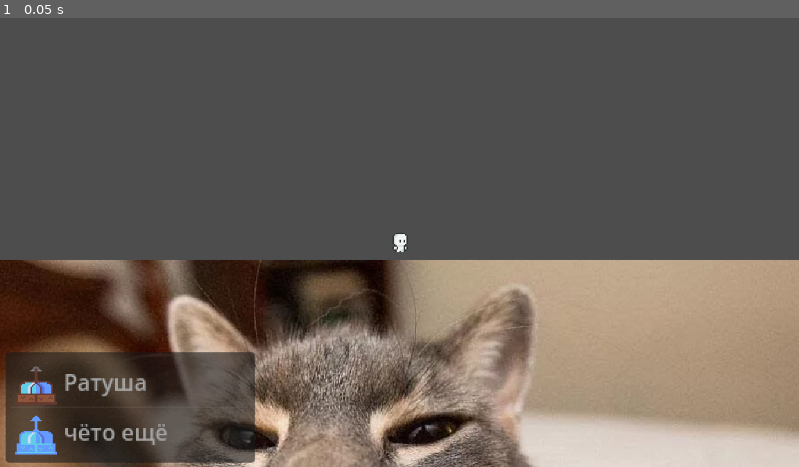
Above: before the commit, frame 1.
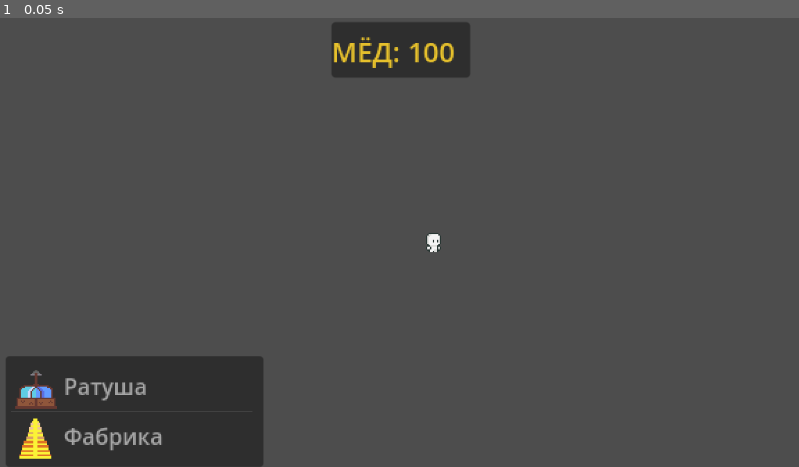
Above: after the commit, the same moment.

Repository: Tverksaac/Berloga-
Game: Godot game, scene res://scenes/main.tscn
The game is run twice, just before and just after one commit, with the same random seed, the same clock (stepped at 60 frames per second) and the same inputs.
Inputs:
- Up to frame 1 (0.05 s): no input

The runs differ from the first frame. In frame 1, 44% of the frame differs, in the area x 0-100%, y 1-100%.

Commit message:
немного поправил механику строительства

Diff:
--- a/медведи/project.godot
+++ b/медведи/project.godot
@@ -14,6 +14,10 @@
 run/main_scene="res://scenes/main.tscn"
 config/features=PackedStringArray("4.3", "Forward Plus")
 
+[gui]
+
+fonts/dynamic_fonts/use_oversampling=false
+
 [input]
 
 place_building={
@@ -21,6 +25,18 @@
 "events": [Object(InputEventKey,"resource_local_to_scene":false,"resource_name":"","device":-1,"window_id":0,"alt_press …(192 unchanged characters)…
 ]
 }
+walk_right={
+"deadzone": 0.5,
+"events": [Object(InputEventKey,"resource_local_to_scene":false,"resource_name":"","device":-1,"window_id":0,"alt_pressed":false,"shift_pressed":false,"ctrl_pressed":false,"meta_pressed":false,"pressed":false,"keycode":0,"physical_keycode":68,"key_label":0,"unicode":100,"location":0,"echo":false,"script":null)
+, Object(InputEventKey,"resource_local_to_scene":false,"resource_name":"","device":-1,"window_id":0,"alt_pressed":false,"shift_pressed":false,"ctrl_pressed":false,"meta_pressed":false,"pressed":false,"keycode":0,"physical_keycode":4194321,"key_label":0,"unicode":0,"location":0,"echo":false,"script":null)
+]
+}
+walk_left={
+"deadzone": 0.5,
+"events": [Object(InputEventKey,"resource_local_to_scene":false,"resource_name":"","device":-1,"window_id":0,"alt_pressed":false,"shift_pressed":false,"ctrl_pressed":false,"meta_pressed":false,"pressed":false,"keycode":0,"physical_keycode":65,"key_label":0,"unicode":97,"location":0,"echo":false,"script":null)
+, Object(InputEventKey,"resource_local_to_scene":false,"resource_name":"","device":-1,"window_id":0,"alt_pressed":false,"shift_pressed":false,"ctrl_pressed":false,"meta_pressed":false,"pressed":false,"keycode":0,"physical_keycode":4194319,"key_label":0,"unicode":0,"location":0,"echo":false,"script":null)
+]
+}
 
 [rendering]
 
--- /dev/null
+++ b/медведи/scenes/buildings.gd
@@ -0,0 +1,16 @@
+extends Node2D
+@onready var buildings: Node2D = $"."
+@onready var label: Label = $"../player/Camera2D/Control/Panel/Label"
+@onready var fabrics_node: Node2D = $"Фабрика"
+@onready var halls_node: Node2D = $"Ратуша"
+@onready var player: CharacterBody2D = $"../player"
+
+var fabrics_count
+var income : int = 0
+
+#await get_tree().create_timer(1).timeout
+func _ready():
+	pass
+
+func _process(_delta: float) -> void:
+	pass
--- a/медведи/scenes/character_body_2d.tscn
+++ b/медведи/scenes/character_body_2d.tscn
@@ -16,13 +16,10 @@
 	if not is_on_floor():
 		velocity += get_gravity() * delta
 
-	# Handle jump.
-	if Input.is_action_just_pressed(\"ui_accept\") and is_on_floor():
-		velocity.y = JUMP_VELOCITY
 
 	# Get the input direction and handle the movement/deceleration.
 	# As good practice, you should replace UI actions with custom gameplay actions.
-	var direction := Input.get_axis(\"ui_left\", \"ui_right\")
+	var direction := Input.get_axis(\"walk_left\", \"walk_right\")
 	if direction:
 		velocity.x = direction * SPEED
 	else:
--- a/медведи/scenes/main.gd
+++ b/медведи/scenes/main.gd
@@ -1,46 +1,78 @@
 extends Node2D
 
 const BUILDINGS = {
-	"Hall": {
+	"Ратуша": {
 		icon = preload("res://sprites/BuildingsPNG/Hall.png"),
 		foreshadow_icon = preload("res://sprites/ForeshadowPNG/HallFore.png"),
-		foreshadowUN_icon = preload("res://sprites/ForeshadowPNG/HallForeUN.png")
+		foreshadowUN_icon = preload("res://sprites/ForeshadowPNG/HallForeUN.png"),
+		cost = 0
+	},
+	"Фабрика": {
+		icon = preload("res://sprites/BuildingsPNG/HoneyB.png"),
+		foreshadow_icon = preload("res://sprites/ForeshadowPNG/HoneyBFore.png"),
+		foreshadowUN_icon = preload("res://sprites/ForeshadowPNG/HoneyBForeUN.png"),
+		cost = 100
 	}
 }
 
 @onready var main: Node2D = $"."
-@onready var building_list: ItemList = $CharacterBody2D/Camera2D/Control/BuildingList
+@onready var building_list: ItemList = $player/Camera2D/Control/BuildingList
+@onready var player: CharacterBody2D = $player
+@onready var buildings_node: Node2D = $buildings
 
 var placing_building = false
 var current_building : Area2D = null
 var building_sprite : Sprite2D = null
+var building_path = null
+var building_name : String = ""
+var building_cost : int
 
-	# Called when the node enters the scene tree for the first time.
+var current_honey
+
+const PLACE_POS = 1
+
+func DeselectBuilding():
+	current_building.queue_free()
+	placing_building = false
+	current_building = null
+	building_sprite = null
+	building_path = null
+	building_name = ""
+
 func _ready() -> void:
-		building_list.item_selected.connect(func(buildNum):
-			var scene = load("res://scenes/".path_join(building_list.get_item_text(buildNum)) + ".tscn")
+
+	building_list.item_selected.connect(func(buildNum):
+		if placing_building:
+			DeselectBuilding()
+
+		var scene = load("res://scenes/".path_join(building_list.get_item_text(buildNum)) + ".tscn")
+		if scene:
 			var building = scene.instantiate()
 			add_child(building)
 			current_building = building
 			placing_building = true
 			building_sprite  = current_building.get_node("Sprite2D")
-			)
+			building_name = building_list.get_item_text(buildNum)
+			building_path = BUILDINGS[building_list.get_item_text(buildNum)]
+			building_cost = BUILDINGS[building_name].cost
+	)
 
 
 
 # Called every frame. 'delta' is the elapsed time since the previous frame.
-func _process(delta: float) -> void:
+func _process(_delta: float) -> void:
 	if placing_building and current_building:
 		var is_empty = current_building.get_overlapping_areas().is_empty()
 		var mouse_pos = get_global_mouse_position()
 		current_building.position.x = mouse_pos.x
+		current_building.position.y = PLACE_POS
 		if is_empty:
-			building_sprite.texture = BUILDINGS.Hall.foreshadow_icon
+			building_sprite.texture = building_path.foreshadow_icon
 		else:
-			building_sprite.texture = BUILDINGS.Hall.foreshadowUN_icon
-		if Input.is_action_just_pressed("place_building"):
-			if is_empty:
-				placing_building = false
-				current_building = null
-				building_sprite.texture = BUILDINGS.Hall.icon
-				building_list.deselect_all()
+			building_sprite.texture = building_path.foreshadowUN_icon
+
+		if Input.is_action_just_pressed("place_building") and is_empty:
+			building_sprite.texture = building_path.icon
+			current_building = null
+			placing_building = false
+			building_list.deselect_all()
--- a/медведи/scenes/main.tscn
+++ b/медведи/scenes/main.tscn
@@ -1,11 +1,17 @@
-[gd_scene load_steps=8 format=3 uid="uid://g3iaspjtwwj0"]
+[gd_scene load_steps=10 format=3 uid="uid://g3iaspjtwwj0"]
 
 [ext_resource type="PackedScene" uid="uid://0rq7sw7xpy3h" path="res://scenes/character_body_2d.tscn" id="1_18a8l"]
 [ext_resource type="Script" path="res://scenes/main.gd" id="1_o25kx"]
 [ext_resource type="Texture2D" uid="uid://bfhvd2p5ye1v8" path="res://sprites/BuildingsPNG/Hall.png" id="3_iky1m"]
-[ext_resource type="Texture2D" uid="uid://dbuqxbeqd6f7w" path="res://sprites/ForeshadowPNG/HallFore.png" id="3_mt7lr"]
 [ext_resource type="Script" path="res://scenes/building_list.gd" id="4_1md7y"]
+[ext_resource type="Texture2D" uid="uid://cms25lwtpvoi5" path="res://sprites/BuildingsPNG/HoneyB.png" id="4_gjlm0"]
 [ext_resource type="Texture2D" uid="uid://c1dsb2grbuppp" path="res://sprites/i.jpg" id="6_4tlkx"]
+[ext_resource type="Script" path="res://scenes/buildings.gd" id="8_fbkc7"]
+
+[sub_resource type="LabelSettings" id="LabelSettings_r2tne"]
+line_spacing = 5.0
+font_size = 20
+font_color = Color(0.906873, 0.758693, 0.172789, 1)
 
 [sub_resource type="WorldBoundaryShape2D" id="WorldBoundaryShape2D_wsikp"]
 distance = -24.0
@@ -13,21 +19,14 @@
 [node name="main" type="Node2D"]
 script = ExtResource("1_o25kx")
 
-[node name="bounds" type="StaticBody2D" parent="."]
-visible = false
+[node name="player" parent="." instance=ExtResource("1_18a8l")]
+position = Vector2(23, -11)
 
-[node name="CollisionShape2D" type="CollisionShape2D" parent="bounds"]
-position = Vector2(0, 17)
-shape = SubResource("WorldBoundaryShape2D_wsikp")
-
-[node name="CharacterBody2D" parent="." instance=ExtResource("1_18a8l")]
-position = Vector2(-1, -11)
-script = null
-
-[node name="Camera2D" type="Camera2D" parent="CharacterBody2D"]
+[node name="Camera2D" type="Camera2D" parent="player"]
+position = Vector2(-24, 0)
 zoom = Vector2(2, 2)
 
-[node name="Control" type="Control" parent="CharacterBody2D/Camera2D"]
+[node name="Control" type="Control" parent="player/Camera2D"]
 layout_mode = 3
 anchors_preset = 0
 offset_left = -284.0
@@ -35,26 +34,64 @@
 offset_right = -56.0
 offset_bottom = 159.0
 
-[node name="BuildingList" type="ItemList" parent="CharacterBody2D/Camera2D/Control"]
+[node name="BuildingList" type="ItemList" parent="player/Camera2D/Control"]
 z_index = 10
 layout_mode = 1
-anchors_preset = 2
-anchor_top = 1.0
-anchor_bottom = 1.0
+anchors_preset = -1
+anchor_top = 1.02344
+anchor_right = 0.0263158
+anchor_bottom = 1.02344
 offset_top = -80.0
 offset_right = 180.0
 grow_vertical = 0
 allow_rmb_select = true
 auto_height = true
 item_count = 2
+max_columns = 2
+same_column_width = true
 item_0/text = "Ратуша"
 item_0/icon = ExtResource("3_iky1m")
-item_1/text = "чёто ещё"
-item_1/icon = ExtResource("3_mt7lr")
+item_1/text = "Фабрика"
+item_1/icon = ExtResource("4_gjlm0")
 script = ExtResource("4_1md7y")
 metadata/_edit_use_anchors_ = true
 
+[node name="Panel" type="Panel" parent="player/Camera2D/Control"]
+z_index = 2
+layout_mode = 0
+offset_left = 235.0
+offset_top = -190.0
+offset_right = 335.0
+offset_bottom = -150.0
+
+[node name="Label" type="Label" parent="player/Camera2D/Control/Panel"]
+layout_mode = 1
+anchors_preset = -1
+anchor_right = 0.176
+anchor_bottom = 1.0
+offset_right = 82.4
+offset_bottom = 2.0
+text = "Мёд: 100
+"
+label_settings = SubResource("LabelSettings_r2tne")
+vertical_alignment = 1
+uppercase = true
+
+[node name="bounds" type="StaticBody2D" parent="."]
+
+[node name="CollisionShape2D" type="CollisionShape2D" parent="bounds"]
+position = Vector2(0, -24)
+shape = SubResource("WorldBoundaryShape2D_wsikp")
+
 [node name="Sprite2D" type="Sprite2D" parent="."]
-position = Vector2(1, 232)
+visible = false
+position = Vector2(2.38419e-07, 231)
 scale = Vector2(0.640278, 0.640278)
 texture = ExtResource("6_4tlkx")
+
+[node name="buildings" type="Node2D" parent="."]
+script = ExtResource("8_fbkc7")
+
+[node name="Ратуша" type="Node2D" parent="buildings"]
+
+[node name="Фабрика" type="Node2D" parent="buildings"]
--- a/медведи/scenes/Ратуша.tscn
+++ b/медведи/scenes/Ратуша.tscn
@@ -5,7 +5,7 @@
 [sub_resource type="RectangleShape2D" id="RectangleShape2D_s616w"]
 size = Vector2(28, 18)
 
-[node name="Area2D" type="Area2D"]
+[node name="Ратуша" type="Area2D"]
 
 [node name="Sprite2D" type="Sprite2D" parent="."]
 position = Vector2(0, -16)
--- /dev/null
+++ b/медведи/scenes/Фабрика.tscn
@@ -0,0 +1,18 @@
+[gd_scene load_steps=4 format=3 uid="uid://dt8bmoq8pne6a"]
+
+[ext_resource type="Script" path="res://scenes/фабрика.gd" id="1_8ab3d"]
+[ext_resource type="Texture2D" uid="uid://cjmgespr30tk8" path="res://sprites/ForeshadowPNG/HoneyBFore.png" id="1_gms75"]
+
+[sub_resource type="RectangleShape2D" id="RectangleShape2D_a8lcv"]
+size = Vector2(20, 18)
+
+[node name="Фабрика" type="Area2D"]
+script = ExtResource("1_8ab3d")
+
+[node name="Sprite2D" type="Sprite2D" parent="."]
+position = Vector2(0, -16)
+texture = ExtResource("1_gms75")
+
+[node name="CollisionShape2D" type="CollisionShape2D" parent="."]
+position = Vector2(0, -9)
+shape = SubResource("RectangleShape2D_a8lcv")
--- /dev/null
+++ b/медведи/scenes/фабрика.gd
@@ -0,0 +1,11 @@
+extends Area2D
+
+
+# Called when the node enters the scene tree for the first time.
+func _ready() -> void:
+	pass # Replace with function body.
+
+
+# Called every frame. 'delta' is the elapsed time since the previous frame.
+func _process(delta: float) -> void:
+	pass
Binary file added: медведи/fonts/PeaberryMono.otf
Not shown, added: медведи/fonts/PeaberryMono.otf.import
Not shown, added: медведи/fonts/WhitePeaberry.fnt
Not shown, added: медведи/fonts/WhitePeaberry.fnt.import
Binary file added: медведи/sprites/BuildingsPNG/HoneyB.aseprite
Binary file added: медведи/sprites/BuildingsPNG/HoneyB.png
Not shown, added: медведи/sprites/BuildingsPNG/HoneyB.png.import
Binary file added: медведи/sprites/ForeshadowPNG/HoneyBFore.aseprite
Binary file added: медведи/sprites/ForeshadowPNG/HoneyBFore.png
Not shown, added: медведи/sprites/ForeshadowPNG/HoneyBFore.png.import
Binary file added: медведи/sprites/ForeshadowPNG/HoneyBForeUN.png
Not shown, added: медведи/sprites/ForeshadowPNG/HoneyBForeUN.png.import
